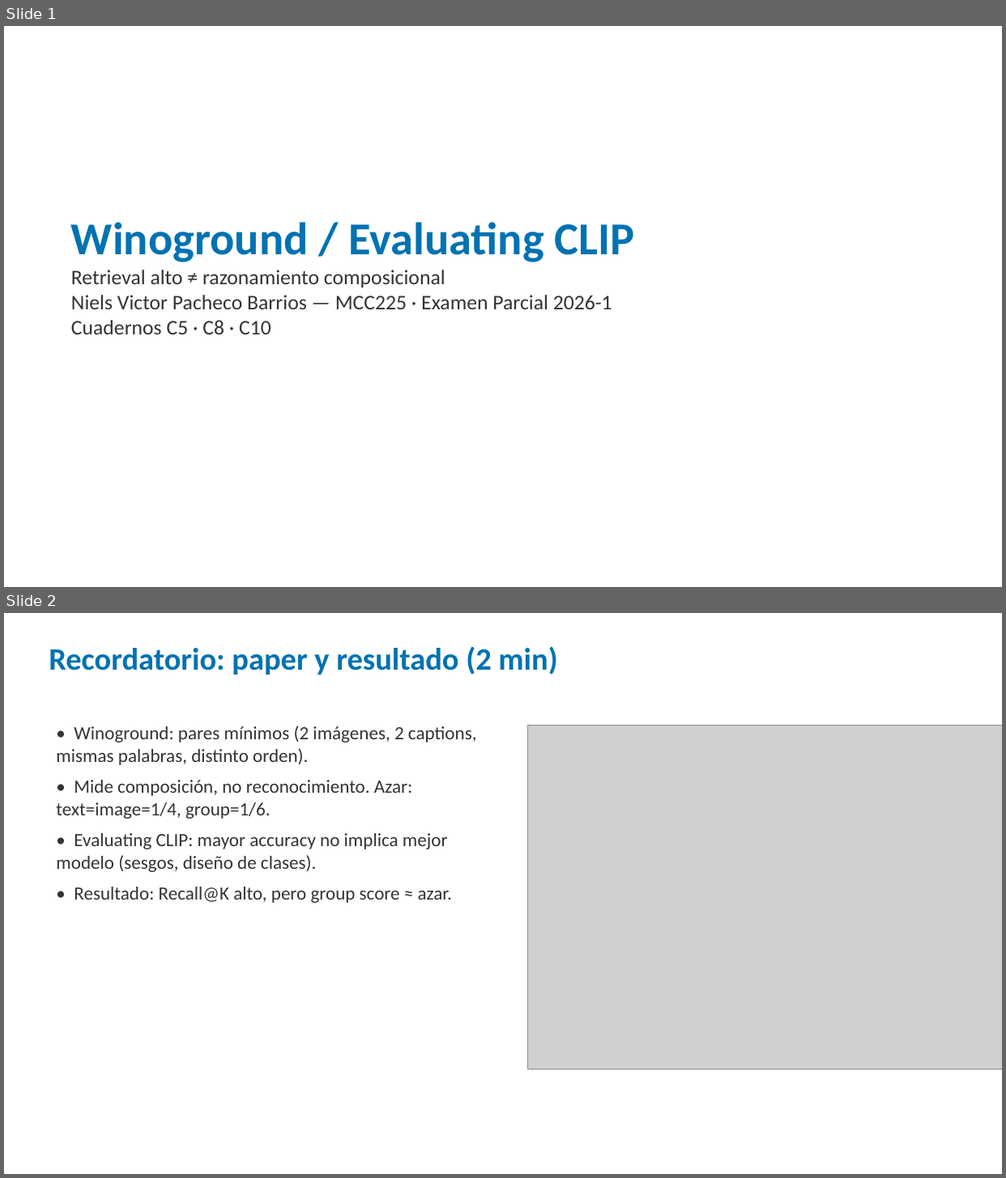
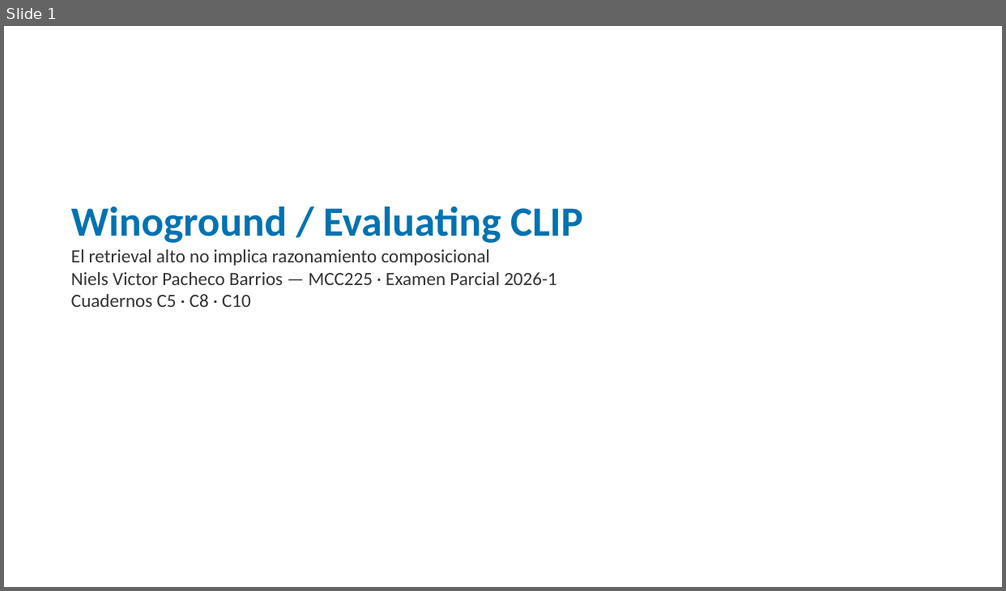
Before and after one commit to nielspac177/Winoground-Evaluating-CLIP-MCC225, a slide deck: slides/pptx/defensa_winoground.pptx. Shown one above the other, each under a label of ours: slides 1 and 2 before the commit, slide 1 after it. The pictures are 1006x1178 and 1006x591 pixels, drawn with LibreOffice and Linux fonts; fonts in the diff are those of the drawing; grey boxes stand for pictures. Boxes give left, top, right and bottom in pixels: in the first picture for what was removed or moved away, otherwise in the second. Text is boxed around its words. In the diff, an @@ line names an element or a change of style, - is before the commit and + after.

Commit message:
Amplía la presentación a 25 diapositivas (15 min) y añade guion con tiempos
- Beamer y PPTX reestructurados en 5 bloques: problema, método (C10), resultados, verificación, cierre.
- Explica par mínimo, las 3 métricas, azar 1/6, validación contra clip.jsonl, ceguera, checkpoints.
- docs/GUION_PRESENTACION.md: qué decir por slide, tiempos, demo en vivo y repreguntas.

```diff
--- a/slides/pptx/defensa_winoground.pptx
+++ b/slides/pptx/defensa_winoground.pptx
@@ slide 2 removed at bbox=[4, 613, 1002, 1174], background #FFFFFF @@
@@ text removed at bbox=[49, 646, 557, 675] @@
-Recordatorio: paper y resultado (2 min)
@@ text removed at bbox=[56, 726, 477, 903] @@
-• Winoground: pares mínimos (2 imágenes, 2 captions, mismas palabras, distinto orden).
-• Mide composición, no reconocimiento. Azar: text=image=1/4, group=1/6.
-• Evaluating CLIP: mayor accuracy no implica mejor modelo (sesgos, diseño de clases).
-• Resultado: Recall@K alto, pero group score ≈ azar.
@@ picture removed at bbox=[528, 726, 1002, 1070] @@
@@ slide 1 changed as well @@
@@ text "Winoground / Evaluating CLIP": place and size @@
-text "Winoground / Evaluating CLIP" at bbox=[71, 222, 635, 335]
+text "Winoground / Evaluating CLIP" at bbox=[71, 207, 583, 307]
@@ text at bbox=[71, 207, 583, 307]: size 44 to 40 pt in "Winoground / Evaluating CLIP"; size 20 to 18 pt in "Niels Victor Pacheco Barrios — MCC225 · ...", "Cuadernos C5 · C8 · C10" @@
@@ text at bbox=[71, 250, 490, 266]: text changed; size 20 to 18 pt @@
-Retrieval alto ≠ razonamiento composicional
+El retrieval alto no implica razonamiento composicional
```
Also in this commit, not shown: 1 other slide changed, 27 slides added, 5 other slides removed, 4 other files.
